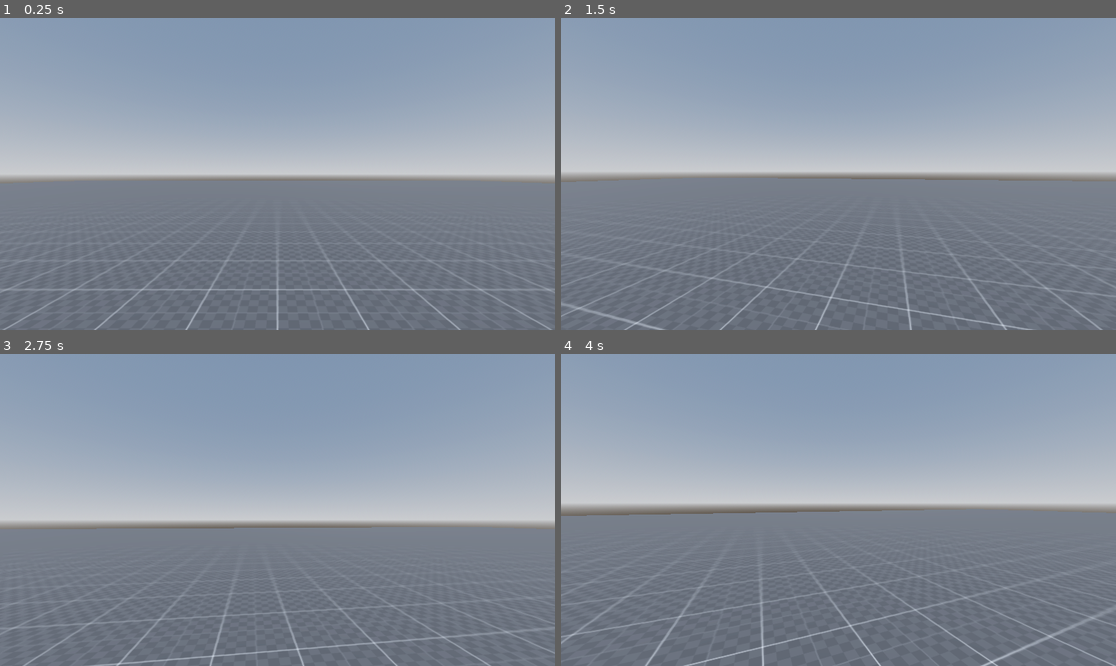
Above: before the commit, frames 1-4 (two rows, left to right).
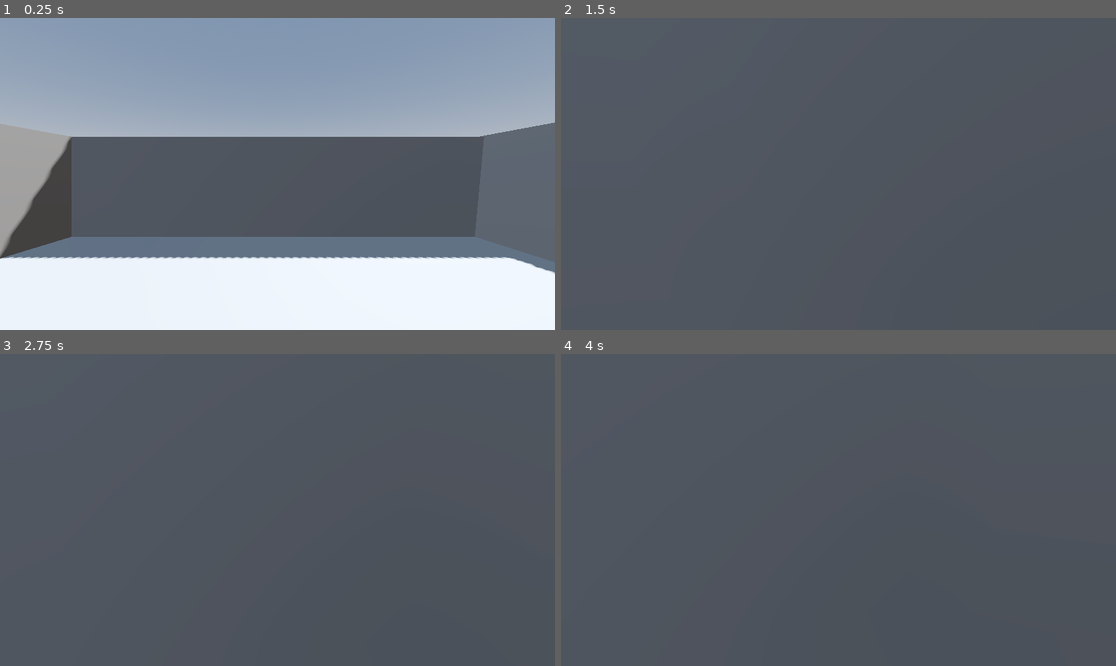
Above: after the commit, the same moments.

Repository: LukeJSimmons/jame-gam-41
Game: Godot game, scene res://scenes/main.tscn
Same seed, same stepped clock (60 frames per second), same inputs: the game is played once before the commit and once after it.
Inputs (mouse positions are in pixels of both pictures, inside the frame that each line leads up to):
- Up to frame 1 (0.25 s): no input
- Up to frame 2 (1.5 s): move the mouse to (866, 174) at 0.52 s; hold W (forward) from 0.53 s (still down); tap Space (jump, bound only before the commit) at 0.6, 0.77, 1.07 s; move the mouse to (810, 174) at 1.27 s; tap Shift (run) at 1.35 s
- Up to frame 3 (2.75 s): keep holding W (forward); tap Space (jump, bound only before the commit) at 1.52, 1.55, 1.82, 2.1 s; move the mouse to (288, 503) at 2.02 s
- Up to frame 4 (4 s): keep holding W (forward); move the mouse to (832, 516) at 2.77 s; tap Shift (run) at 2.85 s; tap Space (jump, bound only before the commit) at 3.02, 3.05, 3.32, 3.6, 3.77 s; move the mouse to (877, 513) at 3.52 s

The runs differ from the first frame. In frame 1, 56% of the frame differs, in the area x 0-100%, y 33-100%; in frame 2, 96%; in frame 3, 99%; in frame 4, 99%, in the area x 0-100%, y 0-100%.

Commit message:
Add basic rooms

Diff:
--- a/project.godot
+++ b/project.godot
@@ -42,8 +42,3 @@
 "events": [Object(InputEventKey,"resource_local_to_scene":false,"resource_name":"","device":-1,"window_id":0,"alt_press …(192 unchanged characters)…
 ]
 }
-jump={
-"deadzone": 0.2,
-"events": [Object(InputEventKey,"resource_local_to_scene":false,"resource_name":"","device":-1,"window_id":0,"alt_pressed":false,"shift_pressed":false,"ctrl_pressed":false,"meta_pressed":false,"pressed":false,"keycode":0,"physical_keycode":32,"key_label":0,"unicode":32,"location":0,"echo":false,"script":null)
-]
-}
--- /dev/null
+++ b/scenes/door/door.gd
@@ -0,0 +1,13 @@
+extends Area3D
+
+@onready var mesh = $MeshInstance3D
+@onready var room = get_parent()
+
+var color: Color
+
+
+func _ready() -> void:
+	randomize()
+	var new_color = mesh.get_surface_override_material(0)
+	new_color.albedo_color = Color(randf_range(0,1), randf_range(0,1), randf_range(0,1))
+	color = new_color.albedo_color
--- /dev/null
+++ b/scenes/door/door.tscn
@@ -0,0 +1,22 @@
+[gd_scene load_steps=5 format=3 uid="uid://geipq4j2ewxu"]
+
+[ext_resource type="Script" uid="uid://bivspi06w41em" path="res://scenes/door/door.gd" id="1_bu3y2"]
+
+[sub_resource type="BoxShape3D" id="BoxShape3D_08jtm"]
+size = Vector3(1.4, 2, 1.4)
+
+[sub_resource type="BoxMesh" id="BoxMesh_08jtm"]
+
+[sub_resource type="StandardMaterial3D" id="StandardMaterial3D_bu3y2"]
+
+[node name="door" type="Area3D" groups=["door"]]
+script = ExtResource("1_bu3y2")
+
+[node name="CollisionShape3D" type="CollisionShape3D" parent="."]
+transform = Transform3D(1, 0, 0, 0, 1, 0, 0, 0, 1, 5.96046e-08, 1, 5.96046e-08)
+shape = SubResource("BoxShape3D_08jtm")
+
+[node name="MeshInstance3D" type="MeshInstance3D" parent="."]
+transform = Transform3D(1.25, 0, 0, 0, 2, 0, 0, 0, 1.25, 0, 1, 0)
+mesh = SubResource("BoxMesh_08jtm")
+surface_material_override/0 = SubResource("StandardMaterial3D_bu3y2")
--- a/scenes/enemy/enemy.tscn
+++ b/scenes/enemy/enemy.tscn
@@ -9,7 +9,7 @@
 
 [sub_resource type="CapsuleMesh" id="CapsuleMesh_883im"]
 
-[node name="Enemy" type="CharacterBody3D" groups=["enemy"]]
+[node name="enemy" type="CharacterBody3D" groups=["enemy"]]
 script = ExtResource("1_4a83h")
 
 [node name="CollisionShape3D" type="CollisionShape3D" parent="."]
--- a/scenes/main.tscn
+++ b/scenes/main.tscn
@@ -1,8 +1,10 @@
-[gd_scene load_steps=9 format=3 uid="uid://bybh68bpskh56"]
+[gd_scene load_steps=10 format=3 uid="uid://bybh68bpskh56"]
 
 [ext_resource type="PackedScene" uid="uid://bnh5rt7pofcft" path="res://scenes/player/player.tscn" id="1_o5qli"]
-[ext_resource type="Texture2D" uid="uid://cf1sp82k6td8w" path="res://textures/texture_07.png" id="2_0wfyh"]
+[ext_resource type="PackedScene" uid="uid://bdeqltvkbli42" path="res://scenes/rooms/door_rooms/door_room_1.tscn" id="3_jyhfs"]
 [ext_resource type="PackedScene" uid="uid://c2tflqn684bac" path="res://scenes/enemy/enemy.tscn" id="3_sugp2"]
+[ext_resource type="PackedScene" uid="uid://33rhh8ckrmn5" path="res://scenes/rooms.tscn" id="3_tbgi4"]
+[ext_resource type="Script" uid="uid://br8i1jngyri62" path="res://scenes/rooms.gd" id="4_tbgi4"]
 
 [sub_resource type="ProceduralSkyMaterial" id="ProceduralSkyMaterial_o5qli"]
 sky_horizon_color = Color(0.662243, 0.671743, 0.686743, 1)
@@ -18,12 +20,8 @@
 glow_enabled = true
 
 [sub_resource type="NavigationMesh" id="NavigationMesh_sugp2"]
-vertices = PackedVector3Array(-49.5, -1.24951, 6, -3, -1.24951, 6, -2.75, -1.24951, 5, -0.75, -1.24951, -49.5, -49.5, -1.24951, -49.5, -0.75, -1.24951, 5, 1, -1.24951, 5, 1, -1.24951, -49.5, 3, -1.24951, 5, 3.25, -1.24951, 6, 49.5, -1.24951, 6, 49.5, -1.24951, -49.5, -1.5, -1.24951, 49.5, -1.25, -1.24951, 7.25, -2.75, -1.24951, 7.25, -49.5, -1.24951, 49.5, 3, -1.24951, 7.25, 1.5, -1.24951, 7.25, 1.75, -1.24951, 49.5, 49.5, -1.24951, 49.5)
-polygons = [PackedInt32Array(1, 0, 2), PackedInt32Array(2, 0, 4), PackedInt32Array(2, 4, 3), PackedInt32Array(3, 5, 2), PackedInt32Array(3, 7, 5), PackedInt32Array(5, 7, 6), PackedInt32Array(9, 8, 10), PackedInt32Array(10, 8, 11), PackedInt32Array(11, 8, 7), PackedInt32Array(8, 6, 7), PackedInt32Array(14, 13, 12), PackedInt32Array(14, 12, 1), PackedInt32Array(1, 12, 0), PackedInt32Array(0, 12, 15), PackedInt32Array(18, 17, 16), PackedInt32Array(16, 9, 18), PackedInt32Array(18, 9, 10), PackedInt32Array(18, 10, 19), PackedInt32Array(13, 17, 12), PackedInt32Array(12, 17, 18)]
-
-[sub_resource type="StandardMaterial3D" id="StandardMaterial3D_sugp2"]
-albedo_texture = ExtResource("2_0wfyh")
-uv1_triplanar = true
+vertices = PackedVector3Array(5, 0.5, 0.25, 5, 0.5, -0.25, 4, 0.5, -0.75, -4.25, 0.5, -4.25, -4.25, 0.5, 4.25, 4, 0.5, 0.75, 4, 0.5, 4.25, 4, 0.5, -4.25, 6, 0.5, 0.5, 6, 0.5, -0.5, 14.5, 0.5, 4.25, 14.5, 0.5, -4.25, 6, 0.5, 4.25, 6, 0.5, -4.25)
+polygons = [PackedInt32Array(0, 5, 1), PackedInt32Array(1, 5, 2), PackedInt32Array(2, 5, 4), PackedInt32Array(2, 4, 3), PackedInt32Array(5, 6, 4), PackedInt32Array(3, 7, 2), PackedInt32Array(1, 9, 0), PackedInt32Array(0, 9, 8), PackedInt32Array(9, 11, 8), PackedInt32Array(8, 11, 10), PackedInt32Array(10, 12, 8), PackedInt32Array(9, 13, 11)]
 
 [node name="Main" type="Node3D"]
 
@@ -39,19 +37,18 @@
 shadow_enabled = true
 
 [node name="Enemy" parent="." instance=ExtResource("3_sugp2")]
-transform = Transform3D(1, 0, 0, 0, 1, 0, 0, 0, 1, 0, 0, 9.75537)
+transform = Transform3D(1, 0, 0, 0, 1, 0, 0, 0, 1, 0, 0, 1.30713)
 player_path = NodePath("../Player")
 
 [node name="NavigationRegion3D" type="NavigationRegion3D" parent="."]
+transform = Transform3D(1, 0, 0, 0, 1, 0, 0, 0, 1, 0, -0.625121, 0)
 navigation_mesh = SubResource("NavigationMesh_sugp2")
 
-[node name="Floor" type="CSGBox3D" parent="NavigationRegion3D"]
-transform = Transform3D(1, 0, 0, 0, 1, 0, 0, 0, 1, 0, -2, 0)
-material_override = SubResource("StandardMaterial3D_sugp2")
-use_collision = true
-size = Vector3(100, 1, 100)
+[node name="Rooms" parent="NavigationRegion3D" instance=ExtResource("3_tbgi4")]
+script = ExtResource("4_tbgi4")
 
-[node name="CSGBox3D" type="CSGBox3D" parent="NavigationRegion3D"]
-transform = Transform3D(1, 0, 0, 0, 1, 0, 0, 0, 1, 0, -0.999507, 6.15785)
-use_collision = true
-size = Vector3(5, 5, 1)
+[node name="door_room_1" parent="NavigationRegion3D/Rooms" instance=ExtResource("3_jyhfs")]
+transform = Transform3D(-4.37114e-08, 0, -1, 0, 1, 0, 1, 0, -4.37114e-08, 0, 0, 0)
+
+[node name="door_room_2" parent="NavigationRegion3D/Rooms" instance=ExtResource("3_jyhfs")]
+transform = Transform3D(-4.37114e-08, 0, 1, 0, 1, 0, -1, 0, -4.37114e-08, 10.2129, 0, 0)
--- a/scenes/player/player.gd
+++ b/scenes/player/player.gd
@@ -36,10 +36,6 @@
 	if not is_on_floor():
 		velocity += get_gravity() * delta
 
-	# Handle jump.
-	if Input.is_action_just_pressed("jump") and is_on_floor():
-		velocity.y = JUMP_VELOCITY
-
 	# Get the input direction and handle the movement/deceleration.
 	# As good practice, you should replace UI actions with custom gameplay actions.
 	var input_dir := Input.get_vector("left", "right", "forward", "backward")
--- a/scenes/player/player.tscn
+++ b/scenes/player/player.tscn
@@ -7,7 +7,7 @@
 [sub_resource type="CapsuleShape3D" id="CapsuleShape3D_8afob"]
 radius = 0.54272
 
-[node name="Player" type="CharacterBody3D"]
+[node name="player" type="CharacterBody3D"]
 script = ExtResource("1_8afob")
 
 [node name="CollisionShape3D" type="CollisionShape3D" parent="."]
--- /dev/null
+++ b/scenes/rooms.gd
@@ -0,0 +1,19 @@
+extends Node3D
+
+@onready var rooms = get_children()
+
+var doors = []
+
+var colors = []
+
+
+func _ready() -> void:
+	for room in rooms:
+		doors += room.get_doors()
+
+	for door in doors:
+		colors.append(door.color)
+
+	print(rooms)
+	print(doors)
+	print(colors)
--- a/scenes/rooms.tscn
+++ b/scenes/rooms.tscn
@@ -1,3 +1,3 @@
 [gd_scene format=3 uid="uid://33rhh8ckrmn5"]
 
-[node name="Rooms" type="Node3D"]
+[node name="rooms_container" type="Node3D"]
--- /dev/null
+++ b/scenes/rooms/door_rooms/door_room_1.tscn
@@ -0,0 +1,30 @@
+[gd_scene load_steps=3 format=3 uid="uid://bdeqltvkbli42"]
+
+[ext_resource type="PackedScene" uid="uid://geipq4j2ewxu" path="res://scenes/door/door.tscn" id="1_fh4hj"]
+[ext_resource type="Script" uid="uid://ts02jh4a7ecp" path="res://scenes/rooms/room.gd" id="1_tpt68"]
+
+[node name="door_room_1" type="Node3D"]
+script = ExtResource("1_tpt68")
+
+[node name="CSGBox3D" type="CSGBox3D" parent="."]
+transform = Transform3D(11, 0, 0, 0, 1, 0, 0, 0, 11, 0, -0.5, 0)
+use_collision = true
+
+[node name="CSGBox3D2" type="CSGBox3D" parent="."]
+transform = Transform3D(10, 0, 0, 0, 0.0232307, -3.14843, 0, 0.49946, 0.146439, 0, 0.8, -4.98357)
+use_collision = true
+
+[node name="CSGBox3D3" type="CSGBox3D" parent="."]
+transform = Transform3D(10, 0, 0, 0, 0.0232307, -3.14843, 0, 0.49946, 0.146439, 0, 0.8, 5.11643)
+use_collision = true
+
+[node name="CSGBox3D4" type="CSGBox3D" parent="."]
+transform = Transform3D(-4.37114e-07, -0.49946, -0.146439, 0, 0.0232307, -3.14843, 10, -2.18321e-08, -6.40104e-09, 5.05, 0.8, 0.066427)
+use_collision = true
+
+[node name="CSGBox3D5" type="CSGBox3D" parent="."]
+transform = Transform3D(-4.37114e-07, -0.49946, -0.146439, 0, 0.0232307, -3.14843, 10, -2.18321e-08, -6.40104e-09, -5.05, 0.8, 0.0664265)
+use_collision = true
+
+[node name="door" parent="." instance=ExtResource("1_fh4hj")]
+transform = Transform3D(1, 0, 0, 0, 1, 0, 0, 0, 1, 0, 0, -5)
--- /dev/null
+++ b/scenes/rooms/room.gd
@@ -0,0 +1,10 @@
+extends Node3D
+
+@onready var rooms_container = get_parent()
+
+func get_doors():
+	var doors = []
+	for child in get_children():
+		if child.is_in_group("door"):
+			doors.append(child)
+	return doors
Not shown, added: scenes/door/door.gd.uid
Not shown, added: scenes/rooms.gd.uid
Not shown, added: scenes/rooms/room.gd.uid
